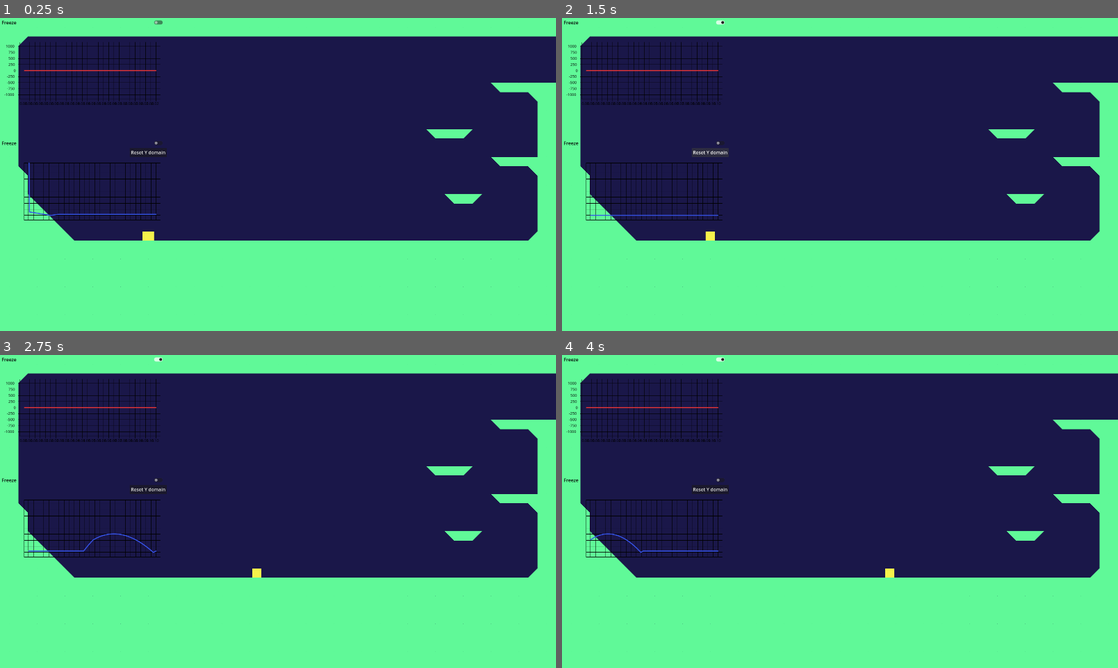
Above: before the commit, frames 1-4 (two rows, left to right).
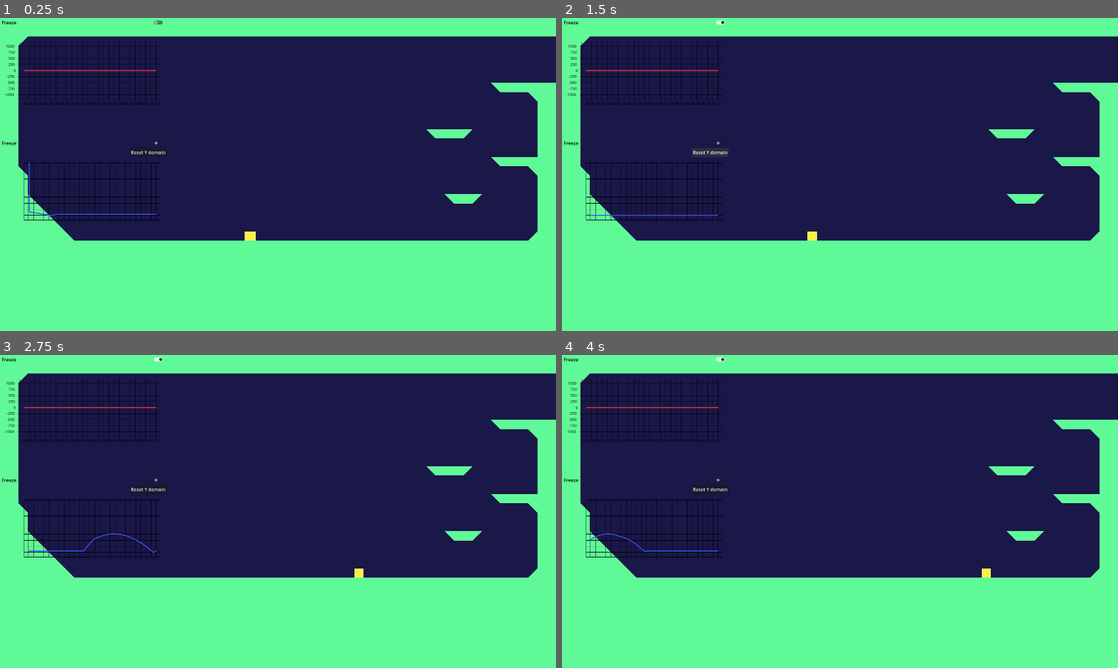
Above: after the commit, the same moments.

Repository: O-K-M-K/Godot-4-Movement5
Game: Godot game, scene res://World/World.tscn
Same seed, same stepped clock (60 frames per second), same inputs: the game is played once before the commit and once after it.
Inputs (mouse positions are in pixels of both pictures, inside the frame that each line leads up to):
- Up to frame 1 (0.25 s): no input
- Up to frame 2 (1.5 s): click "Freeze" at 0.5 s; click "Reset Y domain" at 1.25 s
- Up to frame 3 (2.75 s): tap Enter at 2 s; move the mouse to (400, 495) at 2.02 s; hold Right (ui_right) from 2.03 s (still down); tap Space (jump) at 2.27 s
- Up to frame 4 (4 s): move the mouse to (728, 527) at 2.77 s; tap Space (jump) at 3.02 s; move the mouse to (895, 442) at 3.52 s; release Right (ui_right) at 3.53 s; hold Left (ui_left) from 3.53 s (still down)

The runs differ from the first frame. In frame 1, 0.1% of the frame differs, in the area x 25-46%, y 68-72%; in frame 2, 0.1%; in frame 3, less than 0.1%; in frame 4, 0.1%, in the area x 9-78%, y 57-72%.

Commit message:
testing main commit

Diff:
--- a/World/World.tscn
+++ b/World/World.tscn
@@ -25,7 +25,7 @@
 layer_0/tile_data = PackedInt32Array(65476, 65536, 1, 65477, 65536, 1, 65478, 65536, 1, 65479, 65536, 1, 65480, 65536,  …(26600 unchanged characters)…
 
 [node name="Player" parent="." instance=ExtResource("4")]
-position = Vector2(-1408, 736)
+position = Vector2(-1056, 736)
 platform_wall_layers = 2
 
 [node name="Platforms" type="Node2D" parent="."]
